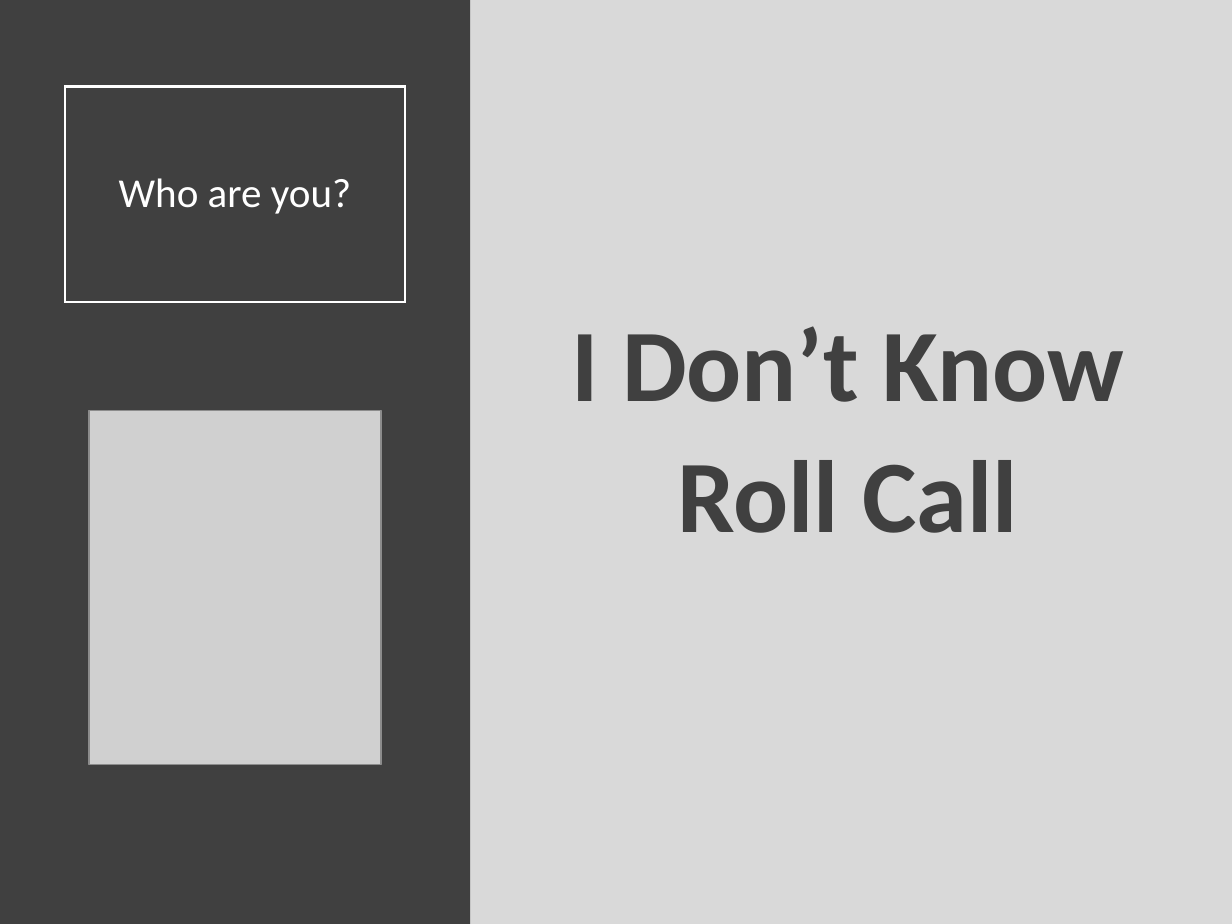
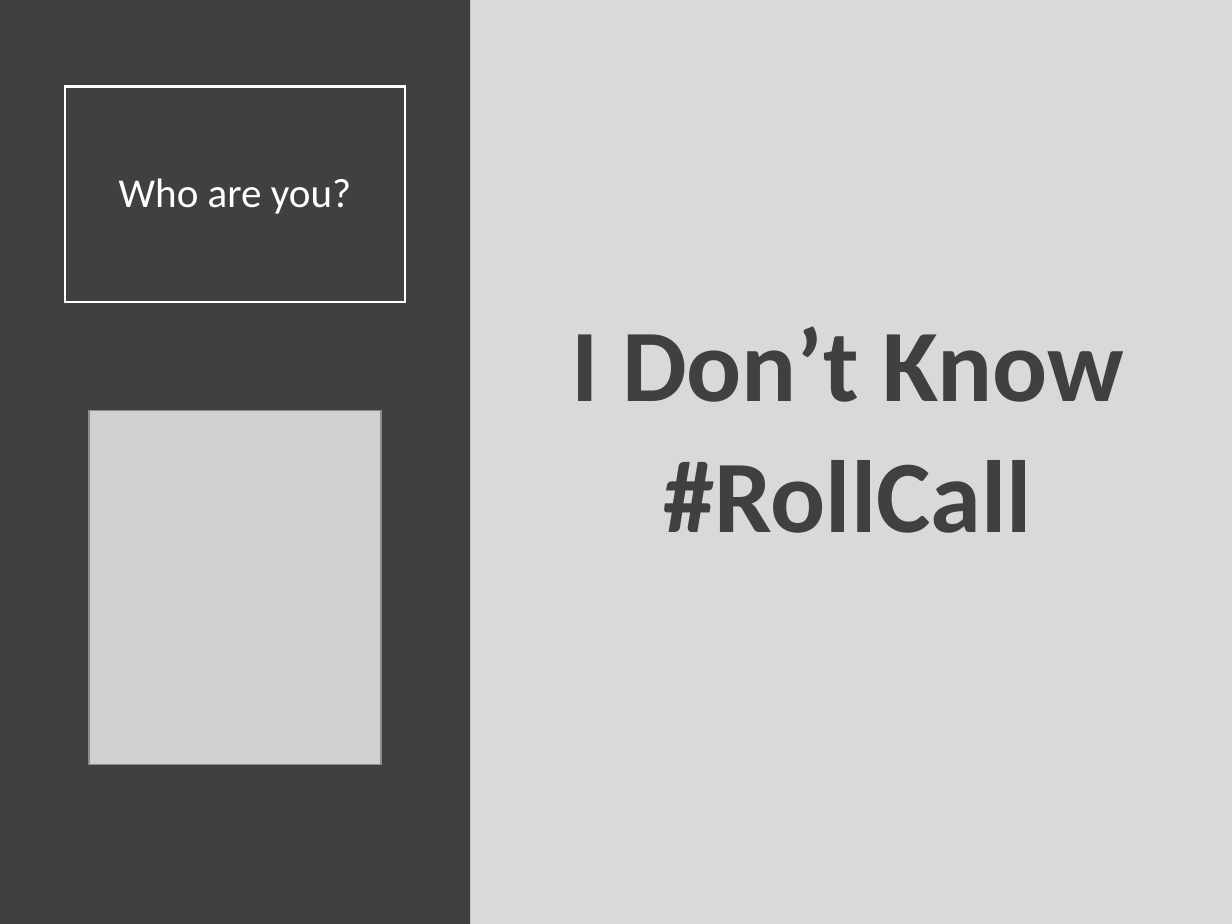
Before and after one commit to Yixf-Self/STOR320_WEBSITE, a slide deck: slide 3 of Lectures/Lecture 1/STOR 320 Lecture 1.pptx. Drawn at 1232x924 pixels with LibreOffice and Linux fonts; fonts in the diff are those of the drawing; grey boxes stand for pictures. Boxes give left, top, right and bottom in pixels: in the first picture for what was removed or moved away, otherwise in the second. Text is boxed around its words. In the diff, an @@ line names an element or a change of style, - is before the commit and + after.

```diff
--- a/Lectures/Lecture 1/STOR 320 Lecture 1.pptx
+++ b/Lectures/Lecture 1/STOR 320 Lecture 1.pptx
@@ text at (664, 460, 1032, 533): text changed @@
-Roll Call
+#RollCall
```
Also in this commit, not shown: 1 other slide changed, 2 slides added, 2 slides removed, 5 other files.
